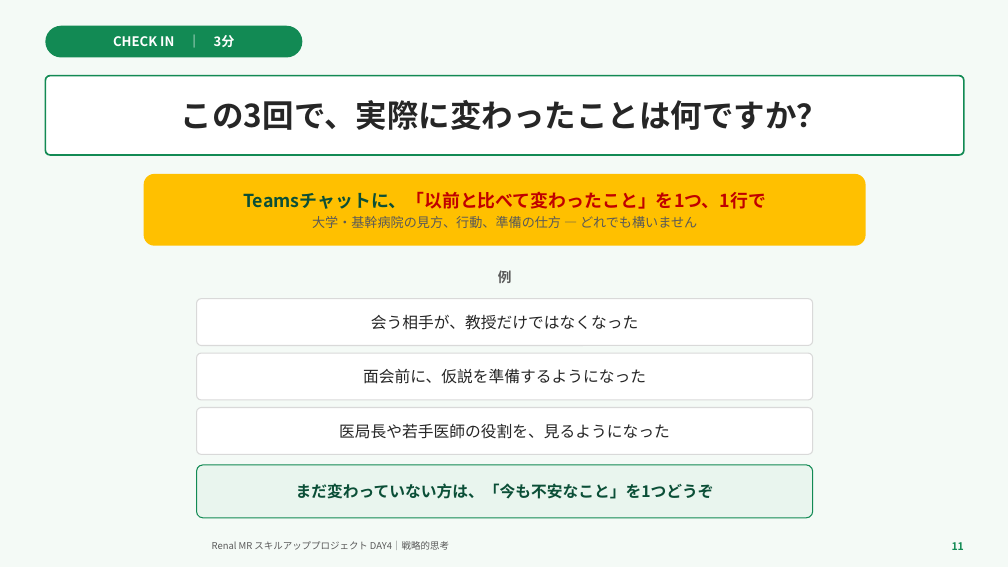
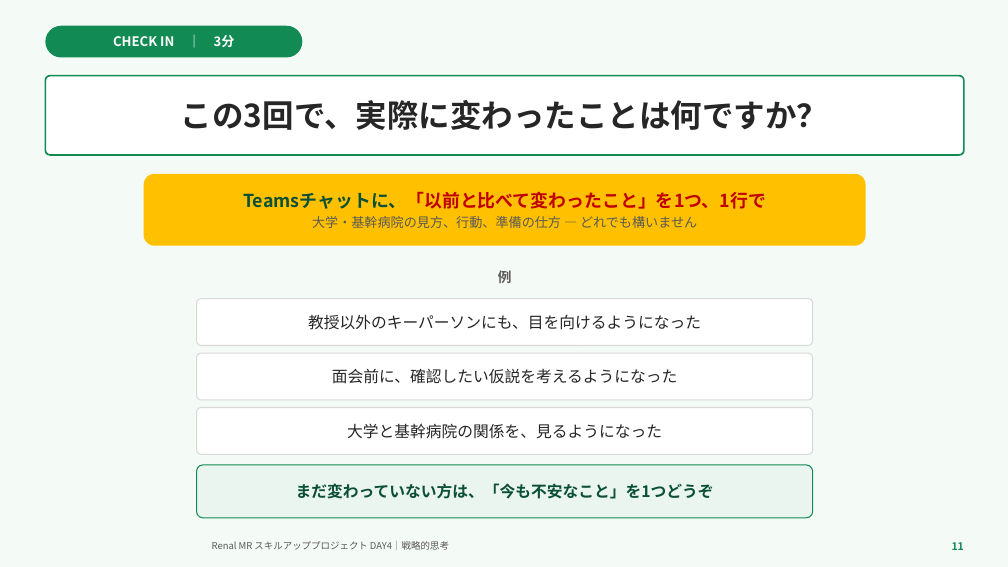
Before and after one commit to TAKUYA-1187/Claude, a slide deck: slide 11 of novartis_training/DAY4_ちょっと分かるだけで世界が変わる.pptx. Drawn at 1008x567 pixels with LibreOffice and Linux fonts; fonts in the diff are those of the drawing; background and template pictures are left out. Boxes give left, top, right and bottom in pixels: in the first picture for what was removed or moved away, otherwise in the second. Text is boxed around its words. In the diff, an @@ line names an element or a change of style, - is before the commit and + after.

```diff
--- a/novartis_training/DAY4_ちょっと分かるだけで世界が変わる.pptx
+++ b/novartis_training/DAY4_ちょっと分かるだけで世界が変わる.pptx
@@ text in rounded rectangle at [308,314,701,330]: text changed @@
-会う相手が、教授だけではなくなった
+教授以外のキーパーソンにも、目を向けるようになった
@@ text in rounded rectangle at [332,369,677,384]: text changed @@
-面会前に、仮説を準備するようになった
+面会前に、確認したい仮説を考えるようになった
@@ text in rounded rectangle at [347,423,662,439]: text changed @@
-医局長や若手医師の役割を、見るようになった
+大学と基幹病院の関係を、見るようになった
```
Also in this commit, not shown: 21 other slides changed, 2 other files.
